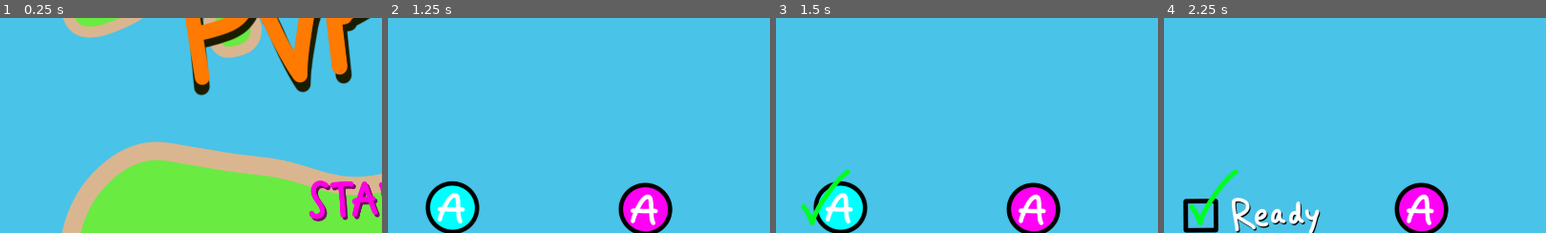
Above: before the commit, frames 1-4 (left to right).
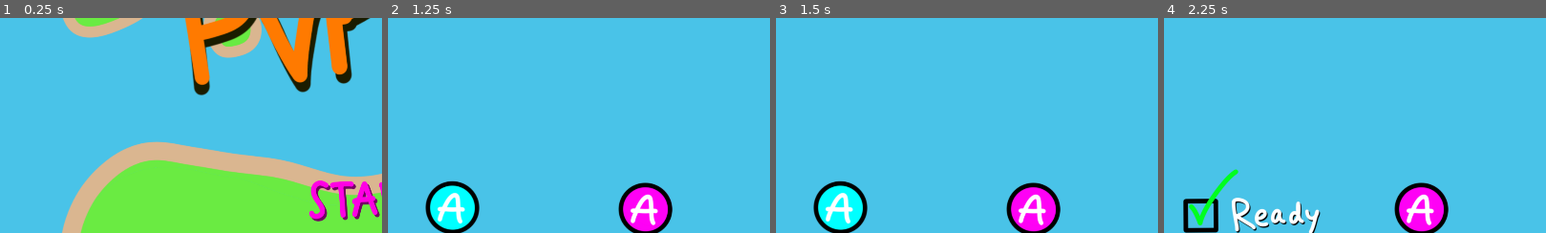
Above: after the commit, the same moments.

Repository: MrJman006/PvPlanes
Game: Godot game, scene res://scenes/StartMenu.tscn
Two runs of this game, one before a commit and one after it. Both use one fixed random seed, a clock stepped at 60 frames per second and the inputs below.
Inputs (mouse positions are % of the whole screen's width and height, from its top left):
- Up to frame 1 (0.25 s): no input
- Up to frame 2 (1.25 s): click (48, 75) at 0.5 s
- Up to frame 3 (1.5 s): tap Enter (kb_enter) at 1.25, 1.35 s; move the mouse to (72, 45) at 1.27 s; hold Right from 1.28 s (still down)
- Up to frame 4 (2.25 s): tap Space (kb_space) at 2 s; move the mouse to (30, 55) at 2.02 s; release Right at 2.03 s; hold Left from 2.03 s (still down); tap Enter (kb_enter) at 2.1 s
The pictures show only the part of the screen within x 0-50%, y 33-83%; the shares and areas given below are measured in that part.

Frames 1-2 are identical in both runs. In frame 3, 0.6% of the frame differs, in the area x 6-20%, y 70-97%; in frame 4, nothing differs.

Commit message:
fixed controller mapping

Diff:
--- a/project.godot
+++ b/project.godot
@@ -16,7 +16,7 @@
 
 [autoload]
 
-Manager="*res://manager.gd"
+Manager="*res://scripts/manager.gd"
 
 [display]
 
--- a/scripts/GameScene.gd
+++ b/scripts/GameScene.gd
@@ -7,9 +7,11 @@
 	spawn_players(players)
 
 func spawn_players(players: Array) -> void:
+	var device_id = 0
 	for i in range(players.size()):
 		if players[i] == true:
 			var new_player = player_scene.instantiate()
-			var random_pos = Vector2(randi_range(0,800),randi_range(0,800))
-			new_player.global_position = random_pos
+			new_player.set_device_id(device_id)
+			device_id += 1
 			add_child(new_player)
+			new_player.global_position = Vector2(randi_range(0,800),randi_range(0,800))
--- a/scripts/Player.gd
+++ b/scripts/Player.gd
@@ -91,8 +91,13 @@
 	return -1
 
 func _input(event):
+	var event_device_id = event.device
+	# Fix mismatch for controller id when using keyboard
+	if event is not InputEventKey:
+		event_device_id = event.device + 1
+
 	# Check only if the event is from the device we want
-	if event.device == device_id:
+	if event_device_id == device_id:
 		if event is InputEventKey or event is InputEventJoypadButton:
 			for action in action_states.keys():
 				var found: bool = false
@@ -184,3 +189,6 @@
 		position.y = 0
 	elif position.y <= -sprite_bounding_box.y:
 		position.y = screen_size.y
+
+func set_device_id(new_device_id : int):
+	device_id = new_device_id
--- a/manager.gd
+++ b/scripts/manager.gd
@@ -1,6 +1,5 @@
 extends Node2D
 
-const GAME_SCENE = preload("res://scenes/GameScene.tscn")
 var players : Array = []
 
 # Function to prepare the next scene before changing to it
--- a/scripts/player_menu.gd
+++ b/scripts/player_menu.gd
@@ -49,45 +49,55 @@
 	if Input.is_action_just_pressed("kb_space"):
 		player_active(PLAYER.ONE, true)
 	if Input.is_action_just_pressed("kb_escape"):
-		if ready_players[PLAYER.ONE] == true:
+		if player_is_ready(PLAYER.ONE):
 			player_ready(PLAYER.ONE, false)
 		else:
 			player_active(PLAYER.ONE, false)
 	if Input.is_action_just_pressed("kb_enter"):
-		player_ready(PLAYER.ONE, true)
+		if player_is_active(PLAYER.ONE):
+			player_ready(PLAYER.ONE, true)
 
 	# PLAYER TWO ACTIONS
 	if Input.is_action_just_pressed("controller_one_confirm"):
 		player_active(PLAYER.TWO, true)
 	if Input.is_action_just_pressed("controller_one_return"):
-		if ready_players[PLAYER.TWO] == true:
+		if player_is_ready(PLAYER.TWO):
 			player_ready(PLAYER.TWO, false)
 		else:
 			player_active(PLAYER.TWO, false)
 	if Input.is_action_just_pressed("controller_one_start"):
-		player_ready(PLAYER.TWO, true)
+		if player_is_active(PLAYER.TWO):
+			player_ready(PLAYER.TWO, true)
 
 	# PLAYER THREE ACTIONS
 	if Input.is_action_just_pressed("controller_two_confirm"):
 		player_active(PLAYER.THREE, true)
 	if Input.is_action_just_pressed("controller_two_return"):
-		if ready_players[PLAYER.THREE] == true:
+		if player_is_ready(PLAYER.THREE):
 			player_ready(PLAYER.THREE, false)
 		else:
 			player_active(PLAYER.THREE, false)
 	if Input.is_action_just_pressed("controller_two_start"):
-		player_ready(PLAYER.THREE, true)
+		if player_is_active(PLAYER.THREE):
+			player_ready(PLAYER.THREE, true)
 
 	# PLAYER FOUR ACTIONS
 	if Input.is_action_just_pressed("controller_three_confirm"):
 		player_active(PLAYER.FOUR, true)
 	if Input.is_action_just_pressed("controller_three_return"):
-		if ready_players[PLAYER.FOUR] == true:
+		if player_is_ready(PLAYER.FOUR):
 			player_ready(PLAYER.FOUR, false)
 		else:
 			player_active(PLAYER.FOUR, false)
 	if Input.is_action_just_pressed("controller_three_start"):
-		player_ready(PLAYER.FOUR, true)
+		if player_is_active(PLAYER.FOUR):
+			player_ready(PLAYER.FOUR, true)
+
+func player_is_active(player_index: int):
+	return players[player_index]
+
+func player_is_ready(player_index : int):
+	return ready_players[player_index]
 
 func player_active(player_index: int, active : bool):
 	players[player_index] = active
--- a/scripts/start_menu.gd
+++ b/scripts/start_menu.gd
@@ -9,6 +9,9 @@
 func _ready() -> void:
 	animation_player.play("pulsate")
 	selected_button = start_button
+	var connected_joypads = Input.get_connected_joypads()
+	for i in range(0,connected_joypads.size()):
+		connected_joypads[i] = (i+1)
 
 # Called every frame. 'delta' is the elapsed time since the previous frame.
 func _process(delta: float) -> void:
Renamed: manager.gd.uid -> scripts/manager.gd.uid
